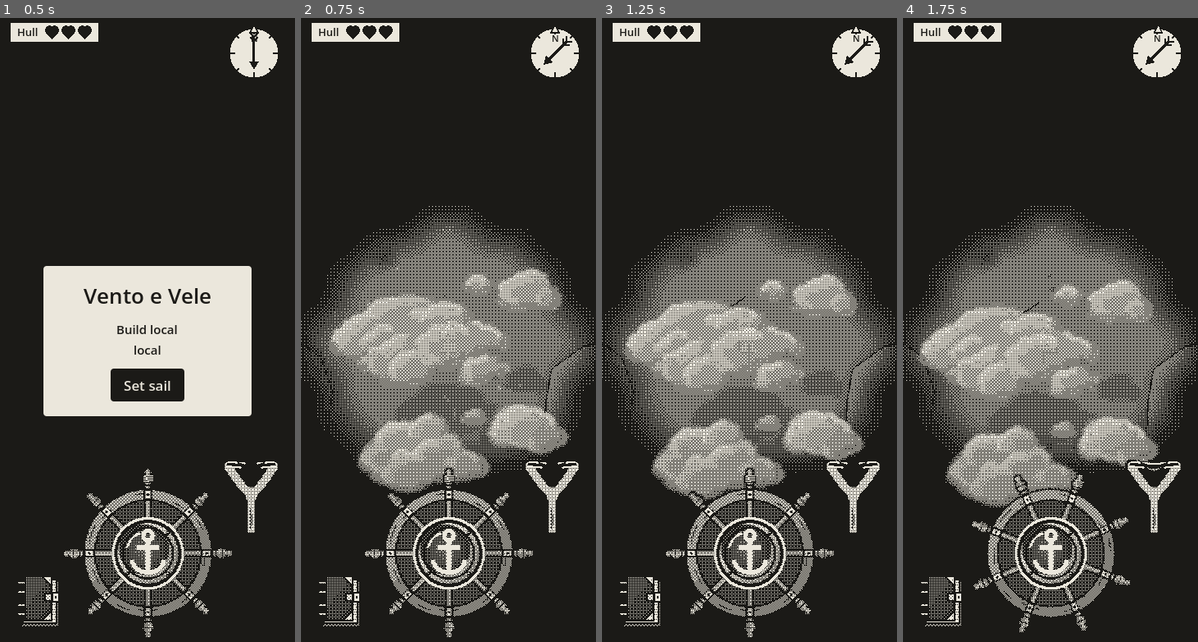
Above: before the commit, frames 1-4 (left to right).
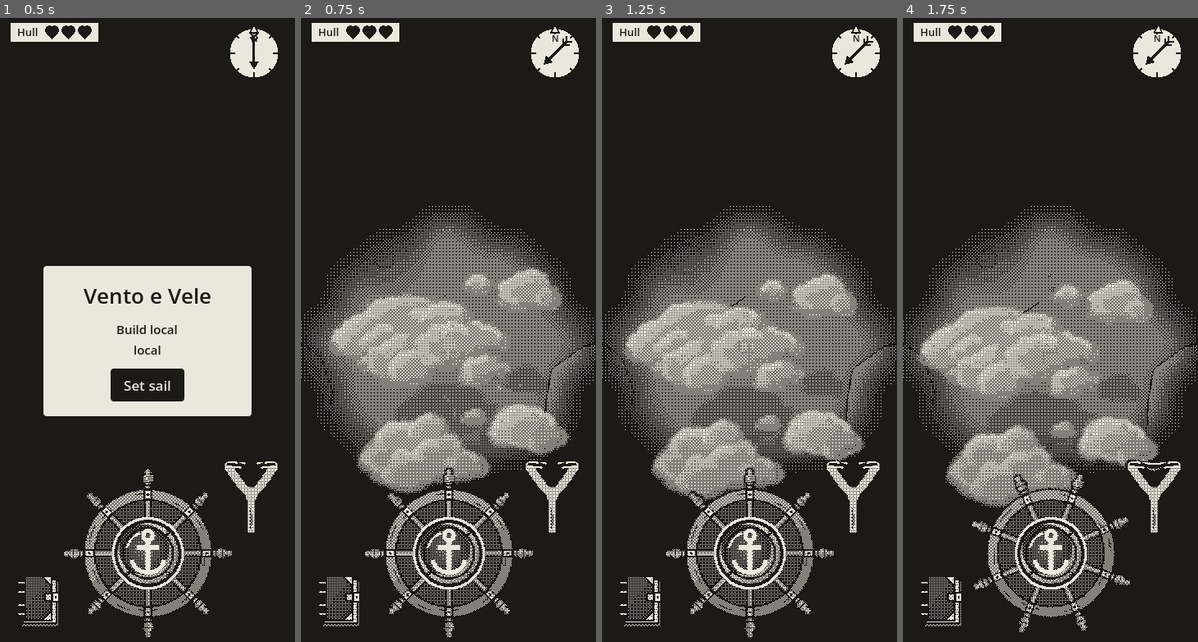
Above: after the commit, the same moments.

Repository: EnricoLabarile/Sail
Game: Godot game, scene res://Assets/Scenes/Overworld.tscn
Two runs of this game, one before a commit and one after it. Both use one fixed random seed, a clock stepped at 60 frames per second and the inputs below.
Inputs (mouse positions are in pixels of both pictures, inside the frame that each line leads up to):
- Up to frame 1 (0.5 s): no input
- Up to frame 2 (0.75 s): click "Set sail" at 0.5 s
- Up to frame 3 (1.25 s): no input
- Up to frame 4 (1.75 s): tap Enter (ui_accept) at 1.25, 1.52 s; move the mouse to (1115, 305) at 1.27 s; hold Right (ui_right) from 1.28 s (still down); click (1115, 305) at 1.42 s

Frame 1 is identical in both runs. In frame 2, 0.2% of the frame differs, in the area x 12-79%, y 33-54%; in frame 3, 0.2%; in frame 4, 0.2%.

Commit message:
Add hull interior and tune world encounters
Add the boat's inner hull mesh for the water mask, enlarge fishing spot visuals, and move the sea imp zone farther from the starting area. Set fishing reach explicitly on each spot.

Diff:
--- a/Assets/Boat/boat.tscn
+++ b/Assets/Boat/boat.tscn
@@ -5,6 +5,7 @@
 [ext_resource type="PackedScene" uid="uid://da2mslnca7e31" path="res://Assets/Boat/sm_boat_mast.fbx" id="3_ee1eo"]
 [ext_resource type="PackedScene" uid="uid://bkhrx3gsk66tq" path="res://Assets/Boat/sm_boat_sail.fbx" id="4_og2vt"]
 [ext_resource type="Material" uid="uid://by3505ess6hus" path="res://Assets/Boat/m_bow_wave.tres" id="5_bow_wave"]
+[ext_resource type="PackedScene" uid="uid://bqcnv6p2wbfl6" path="res://Assets/Boat/sm_boat_hull_inner.fbx" id="5_ks1r1"]
 
 [sub_resource type="StandardMaterial3D" id="Mat_wake"]
 render_priority = 1
@@ -51,6 +52,8 @@
 [node name="sm_boat_sail" parent="Model/sm_boat_hull/sm_boat_mast/Rig" unique_id=139299008 instance=ExtResource("4_og2vt")]
 transform = Transform3D(-4.371139e-08, 0, -1, 0, 1, 0, 1, 0, -4.371139e-08, 0, 0.23171997, 0)
 
+[node name="sm_boat_hull_inner" parent="Model/sm_boat_hull" unique_id=973111920 instance=ExtResource("5_ks1r1")]
+
 [node name="Camera3D" type="Camera3D" parent="." unique_id=1565566446]
 keep_aspect = 0
 current = true
@@ -88,10 +91,10 @@
 cast_shadow = 0
 mesh = SubResource("Mesh_bow_wave")
 
-[node name="SpotSensor" type="Area3D" parent="."]
+[node name="SpotSensor" type="Area3D" parent="." unique_id=1192471426]
 collision_layer = 8
 collision_mask = 0
 monitoring = false
 
-[node name="Shape" type="CollisionShape3D" parent="SpotSensor"]
+[node name="Shape" type="CollisionShape3D" parent="SpotSensor" unique_id=358062216]
 shape = SubResource("Shape_spot_sensor")
--- a/Assets/Landscape/fishing_spots/fishing_spot.gd
+++ b/Assets/Landscape/fishing_spots/fishing_spot.gd
@@ -25,7 +25,7 @@
 		radius = value
 		_fit_picture()
 ## Metres from the middle the anchor may fall to fish here (a bit more than radius); the sensor is this big too.
-@export var reach := 4.5:
+@export var reach := 11:
 	set(value):
 		reach = value
 		_fit_sensor()
--- a/Assets/Landscape/fishing_spots/fishing_spot.tscn
+++ b/Assets/Landscape/fishing_spots/fishing_spot.tscn
@@ -25,17 +25,18 @@
 
 [node name="FishingSpot" type="Node3D" unique_id=789488759]
 script = ExtResource("1_script")
+radius = 10.0
 
 [node name="Picture" type="MeshInstance3D" parent="." unique_id=1593705989]
-transform = Transform3D(8, 0, 0, 0, 1.212, 0, 0, 0, 8, 0, 0.05, 0)
+transform = Transform3D(20, 0, 0, 0, 1, 0, 0, 0, 20, 0, 0.05, 0)
 material_override = SubResource("ShaderMaterial_spot")
 cast_shadow = 0
 mesh = SubResource("PlaneMesh_spot")
 
-[node name="Sensor" type="Area3D" parent="."]
+[node name="Sensor" type="Area3D" parent="." unique_id=1934835450]
 collision_layer = 0
 collision_mask = 8
 monitorable = false
 
-[node name="Shape" type="CollisionShape3D" parent="Sensor"]
+[node name="Shape" type="CollisionShape3D" parent="Sensor" unique_id=411555117]
 shape = SubResource("Shape_sensor")
--- a/Assets/Scenes/Overworld.tscn
+++ b/Assets/Scenes/Overworld.tscn
@@ -55,15 +55,18 @@
 
 [node name="FishSpot" parent="FishingSpots" unique_id=2122243808 instance=ExtResource("26_fishing_spot")]
 transform = Transform3D(1, 0, 0, 0, 1, 0, 0, 0, 1, -12, 0, -50)
+reach = 4
 
 [node name="HeartSpot" parent="FishingSpots" unique_id=1191537044 instance=ExtResource("26_fishing_spot")]
 transform = Transform3D(1, 0, 0, 0, 1, 0, 0, 0, 1, 20, 0, -62)
 loot = 1
+reach = 4
 
-[node name="SeaImps" type="Node3D" parent="."]
+[node name="SeaImps" type="Node3D" parent="." unique_id=690468872]
+transform = Transform3D(1, 0, 0, 0, 1, 0, 0, 0, 1, 0.1220932, -3.8146973e-06, -0.06600571)
 
-[node name="SeaImpZone" parent="SeaImps" instance=ExtResource("28_sea_imp_zone")]
-transform = Transform3D(1, 0, 0, 0, 1, 0, 0, 0, 1, -15, 0, -80)
+[node name="SeaImpZone" parent="SeaImps" unique_id=1040785233 instance=ExtResource("28_sea_imp_zone")]
+transform = Transform3D(1, 0, 0, 0, 1, 0, 0, 0, 1, -156.08926, 0, -90.87308)
 radius = 22.0
 
 [node name="StartScreen" parent="." unique_id=2112618694 instance=ExtResource("7_start")]
Binary file changed: Assets/Boat/sm_boat_hull.fbx
Binary file added: Assets/Boat/sm_boat_hull_inner.fbx
Not shown, added: Assets/Boat/sm_boat_hull_inner.fbx.import
Not shown: 1 places in Assets/Scenes/Overworld.tscn that only renumber resources
